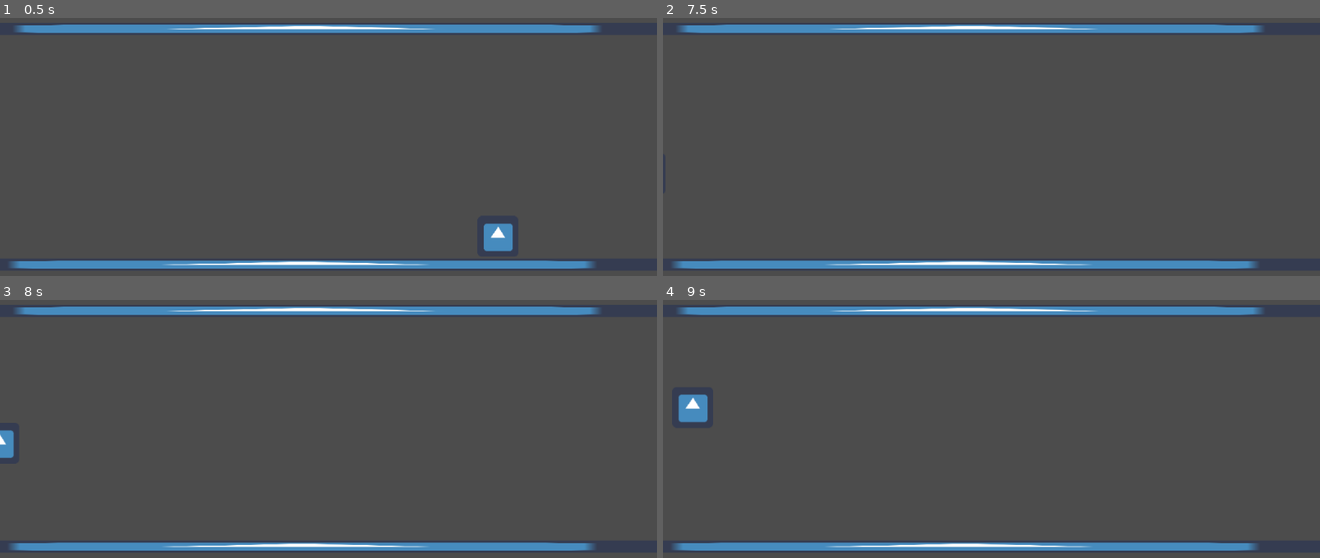
Above: before the commit, frames 1-4 (two rows, left to right).
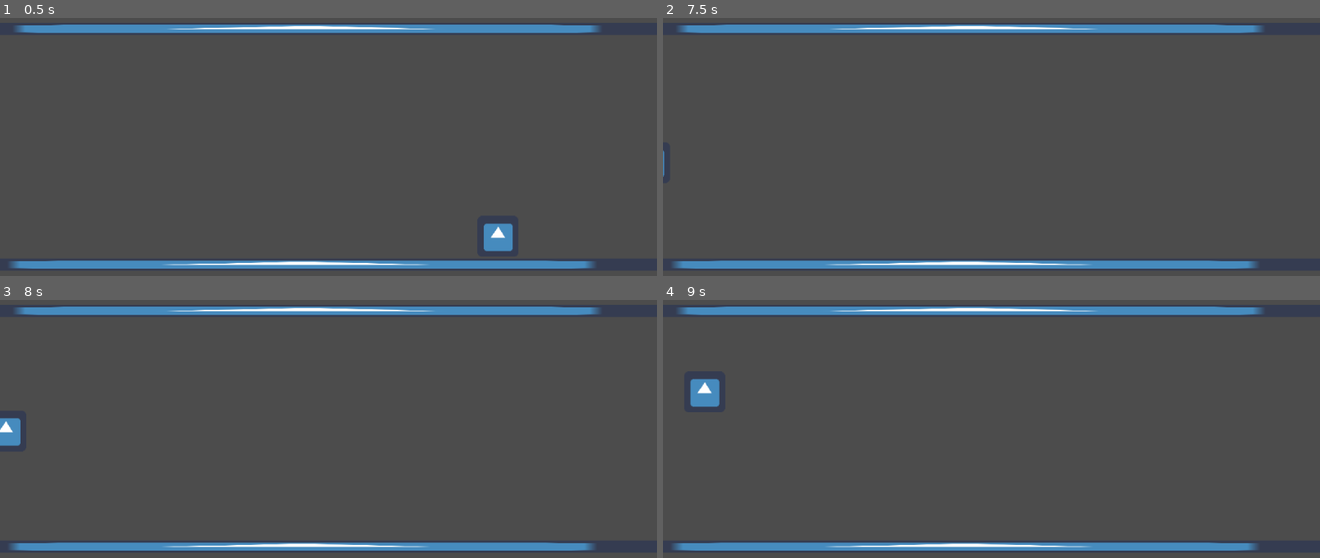
Above: after the commit, the same moments.

Repository: grabowskiArtur/gry_UJ
Game: Godot game, scene res://main.tscn
The game is run twice, just before and just after one commit, with the same random seed, the same clock (stepped at 60 frames per second) and the same inputs. The engine's default icon, where the game draws it, is replaced by a stand-in: a white triangle on a blue panel in a dark square.
Inputs:
- Up to frame 1 (0.5 s): no input
- Up to frame 2 (7.5 s): tap Enter (ui_accept) at 0.5, 0.6, 0.77, 1.07, 1.25, 1.35, 1.52, 1.82, 2, 2.1, 2.75, 2.85, 3.02, 3.32, 3.5, 3.6, 3.77, 4.07, 4.25, 4.35, 4.52, 4.82, 5.1, 5.85, 6.02, 6.32, 6.6, 6.77, 7.07, 7.35 s; hold Right 0.53-1.28 s; hold Left 1.28-2.03 s; hold Right 2.03-3.53 s; hold Left 3.53-5.78 s; hold Right from 5.78 s (still down)
- Up to frame 3 (8 s): keep holding Right; tap Enter (ui_accept) at 7.52, 7.82 s
- Up to frame 4 (9 s): release Right at 8.03 s; hold Left from 8.03 s (still down); tap Enter (ui_accept) at 8.1, 8.85 s

Frame 1 is identical in both runs. In frame 2, less than 0.1% of the frame differs, in the area x 0-1%, y 51-62%; in frame 3, 0.4%; in frame 4, 0.8%, in the area x 2-9%, y 30-48%.

Commit message:
Add inserve gravity from branch gravity.

Diff:
--- a/Scripts/main.gd
+++ b/Scripts/main.gd
@@ -1,15 +1,25 @@
 extends Node2D
 
-var gravity_vector = Vector2(0,1)
+# class member variables go here, for example:
+# var a = 2
+# var b = "textvar"
+
 func _ready():
 	# Called every time the node is added to the scene.
 	# Initialization here
 	pass
+
 func _process(delta):
-	if( Input.is_action_just_released("ui_accept") ):
-		globals.gravity *= -1
+	if( Input.is_action_just_pressed("ui_accept") ):
+		print('inverse')
+		_changeGravity()
 
-		Physics2DServer.area_set_param(get_world_2d().space,Physics2DServer.AREA_PARAM_GRAVITY_VECTOR,globals.gravity)
+func _changeGravity():
+	var currentGravity = Physics2DServer.area_get_param(get_world_2d().space, Physics2DServer.AREA_PARAM_GRAVITY_VECTOR)
+	if( currentGravity != Vector2(0, -1) ):
+		Physics2DServer.area_set_param(get_world_2d().space, Physics2DServer.AREA_PARAM_GRAVITY_VECTOR, Vector2(0, -1))
+	else:
+		Physics2DServer.area_set_param(get_world_2d().space, Physics2DServer.AREA_PARAM_GRAVITY_VECTOR, Vector2(0, 1))
 
 #func _process(delta):
 #	# Called every frame. Delta is time since last frame.
